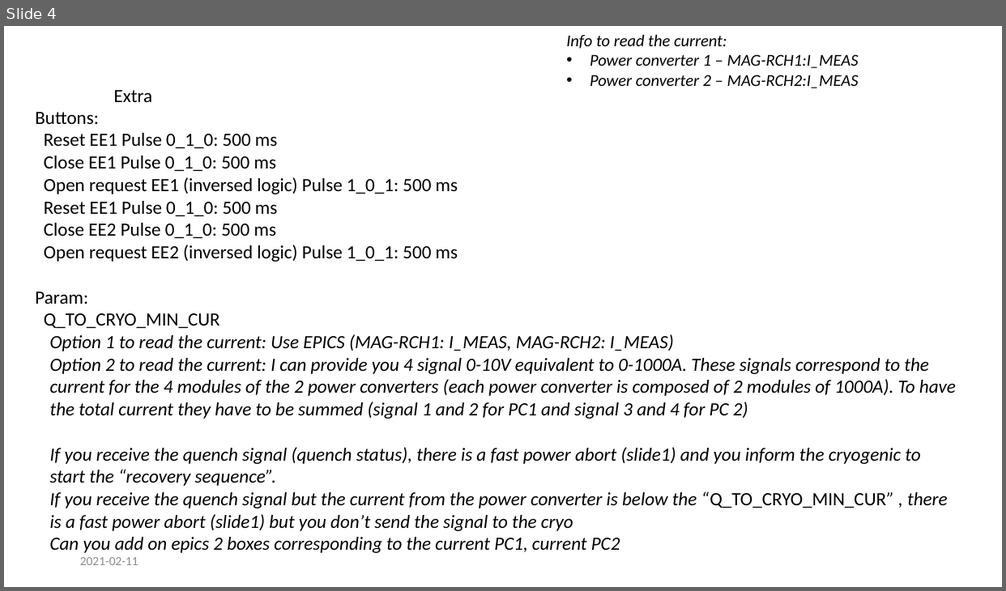
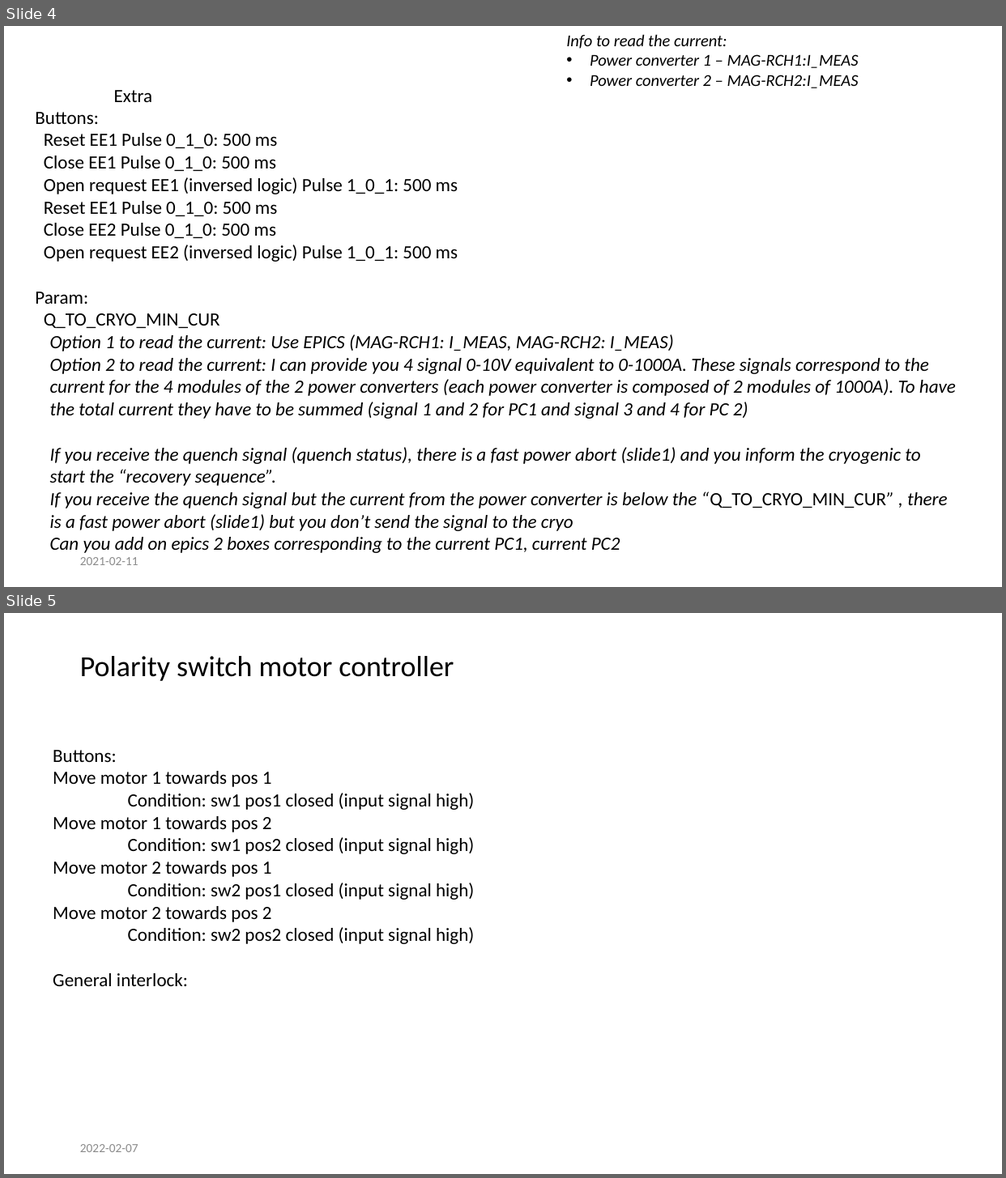
Before and after one commit to freia-lab/e3-maglps, a slide deck: doc/Logic_v2.pptx. Shown one above the other, each under a label of ours: slide 4 before the commit, slides 4 and 5 after it. The pictures are 1006x591 and 1006x1178 pixels, drawn with LibreOffice and Linux fonts; fonts in the diff are those of the drawing. Boxes give left, top, right and bottom in pixels: in the first picture for what was removed or moved away, otherwise in the second. Text is boxed around its words. In the diff, an @@ line names an element or a change of style, - is before the commit and + after.

Commit message:
Updated documentation - new signals for polarity switch motors.

```diff
--- a/doc/Logic_v2.pptx
+++ b/doc/Logic_v2.pptx
@@ slide 5 added at (4, 613, 1002, 1174), background #FFFFFF @@
@@ text added at (80, 656, 454, 681), 28 pt, text #000000 @@
+Polarity switch motor controller
@@ text added at (53, 750, 474, 986), 18 pt, text #000000 @@
+Buttons:
+Move motor 1 towards pos 1
+Condition: sw1 pos1 closed (input signal high)
+Move motor 1 towards pos 2
+Condition: sw1 pos2 closed (input signal high)
+Move motor 2 towards pos 1
+Condition: sw2 pos1 closed (input signal high)
+Move motor 2 towards pos 2
+Condition: sw2 pos2 closed (input signal high)
+General interlock:
@@ text added at (80, 1144, 138, 1152), 12 pt, text #8C8C8C @@
+2022-02-07
```
Also in this commit, not shown: 1 other file.
